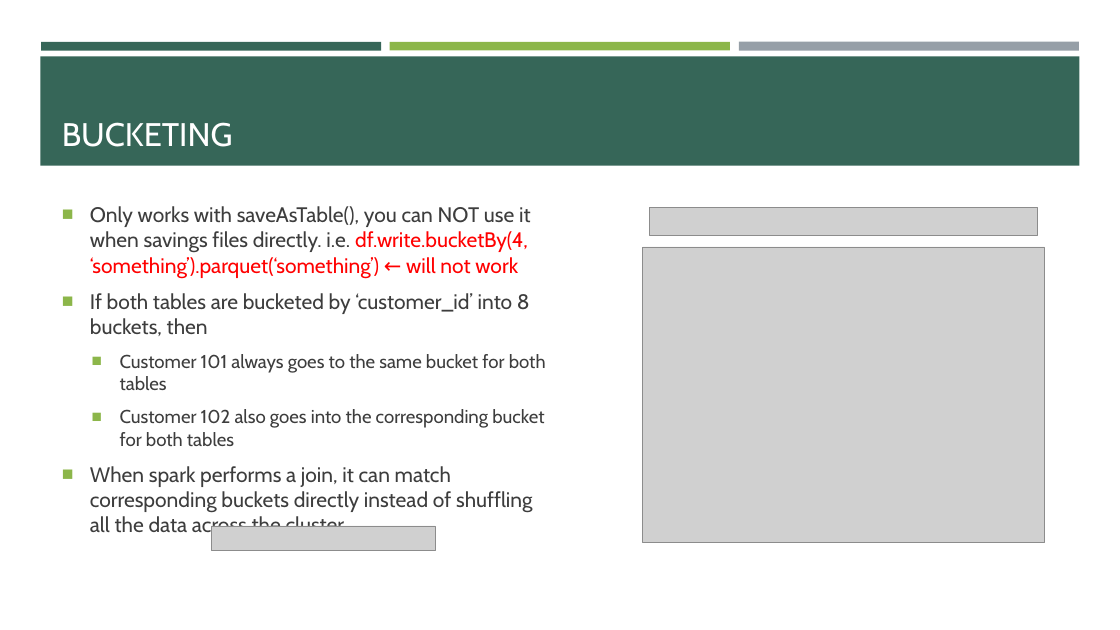
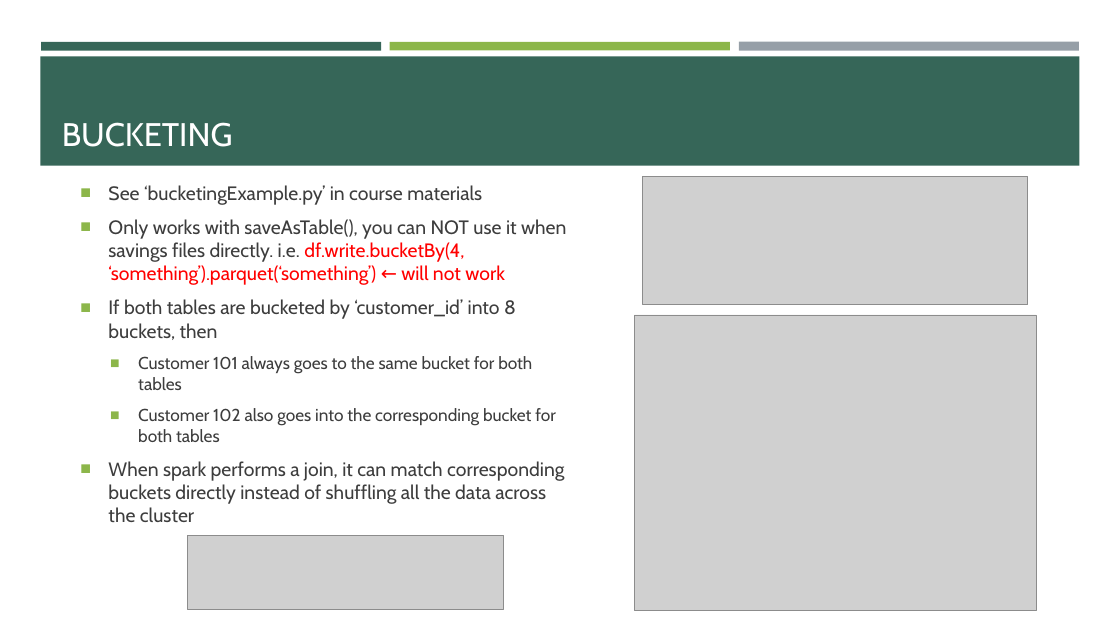
Before and after one commit to e-m-wilson/data_engineering, a slide deck: slide 134 of spark/Spark.pptx. Drawn at 1120x630 pixels with LibreOffice and Linux fonts; fonts in the diff are those of the drawing; grey boxes stand for pictures. Boxes give left, top, right and bottom in pixels: in the first picture for what was removed or moved away, otherwise in the second. Text is boxed around its words. In the diff, an @@ line names an element or a change of style, - is before the commit and + after.

```diff
--- a/spark/Spark.pptx
+++ b/spark/Spark.pptx
@@ picture added at (643,176,1028,305) @@
@@ text "See ‘bucketingExample.py’ in course materials": place and size @@
-text "See ‘bucketingExample.py’ in course materials" at (90,206,546,538)
+text "See ‘bucketingExample.py’ in course materials" at (108,185,566,522)
@@ text at (108,185,482,205): paragraph added @@
+■ See ‘bucketingExample.py’ in course materials
@@ picture removed at (650,208,1038,235) @@
@@ text at (108,219,566,522): size 18 to 16.6 pt in "Only works with saveAsTable(), you can NOT ...", "If both tables are bucketed by ‘customer_id’ ...", "When spark performs a join, it can ..."; size 16 to 14.8 pt in "Customer 101 always goes to the same ...", "Customer 102 also goes into the corresponding ..." @@
@@ picture: place and size @@
-picture at (643,247,1044,543)
+picture at (634,315,1036,611)
@@ picture added at (187,535,503,609) @@
@@ picture removed at (211,526,435,550) @@
```
Also in this commit, not shown: 1 other slide changed, 1 other file.
